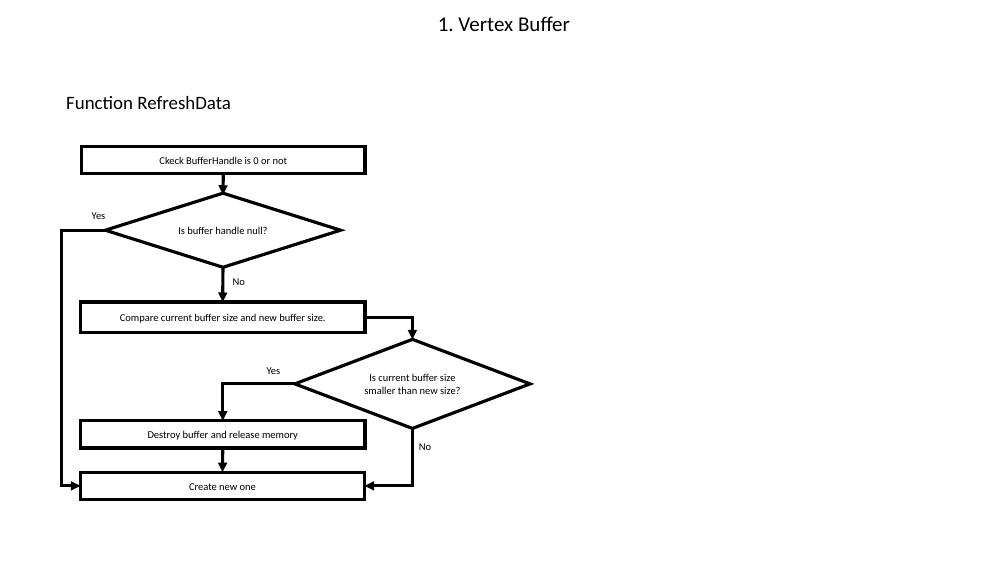
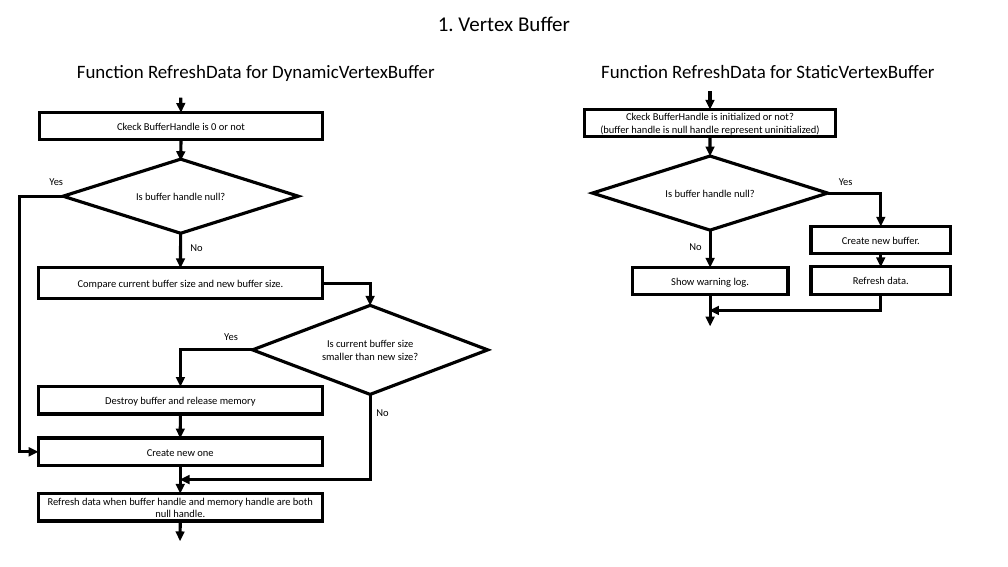
Before and after one commit to LalaChen/SDEngine, a slide deck: slide 2 of Doc/Note/Design/EngineDesign.pptx. Drawn at 1008x567 pixels with LibreOffice and Linux fonts; fonts in the diff are those of the drawing. Boxes give left, top, right and bottom in pixels: in the first picture for what was removed or moved away, otherwise in the second. Text is boxed around its words. In the diff, an @@ line names an element or a change of style, - is before the commit and + after.

Commit message:
[mod] Finish dynamic and static vertex buffer refreshing.

```diff
--- a/Doc/Note/Design/EngineDesign.pptx
+++ b/Doc/Note/Design/EngineDesign.pptx
@@ text at (x1=77, y1=65, x2=434, y2=81): text changed @@
-Function RefreshData
+Function RefreshData for DynamicVertexBuffer
@@ text added at (x1=601, y1=65, x2=934, y2=78), 18 pt, text #000000 @@
+Function RefreshData for StaticVertexBuffer
@@ rectangle "Ckeck BufferHandle is 0 or ..." moved from (x1=82, y1=147, x2=365, y2=174) to (x1=39, y1=113, x2=323, y2=140) @@
@@ group added at (x1=38, y1=98, x2=322, y2=541): 3 arrows, 1 rectangle @@
+Refresh data when buffer handle and memory handle are both null handle.
@@ group added at (x1=585, y1=91, x2=951, y2=326): 5 arrows, 4 rectangles, 2 texts, 2 elbow arrows, 1 diamond @@
+Ckeck BufferHandle is initialized or not?
+(buffer handle is null handle represent uninitialized)
+Is buffer handle null?
+Yes
+No
+Create new buffer.
+Refresh data.
+Show warning log.
@@ 4 texts, 3 rectangles, 3 arrows, 3 elbow arrows, 2 diamonds moved together from (x1=61, y1=174, x2=530, y2=500) to (x1=19, y1=140, x2=488, y2=465) @@
@@ elbow arrow moved from (413, 429) - (364, 486) to (371, 395) - (180, 479) @@
```
Also in this commit, not shown: 12 other files.
